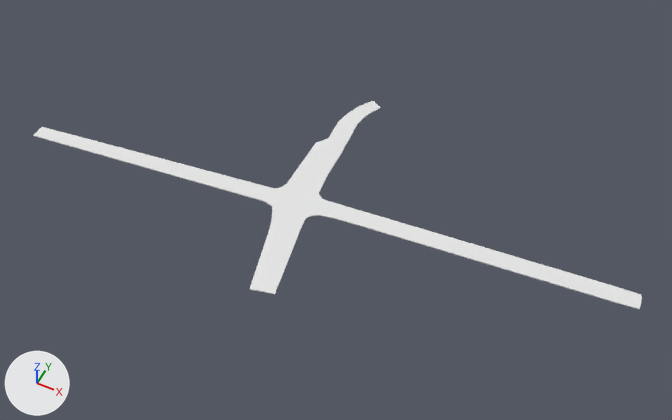
Renders of the Blender file Simulator/Assets/BlenderModels/IntersectionRoads.blend from each side of a commit.
Before and after are seen from a 50 mm lens placed at (323.0, -611.0, 696.0), pointed at (40.0, -44.0, -13.0). Lighting does not change. The marker at lower left points along +X, +Y and +Z. The same objects are shown in both versions, whatever each file hides.

Objects in the first picture: 'Roads_North', 'Roads_South'.
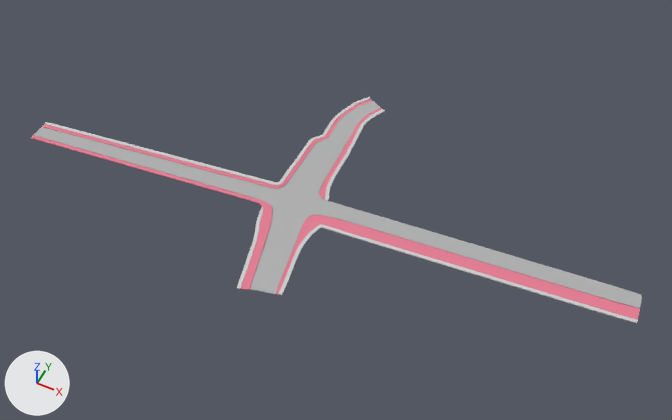
Pixel boxes [x1, y1, x2, y2] of what changed, in the pictures (672 x 420 px):
'CyclingRoads_South', added (pink): after [31, 124, 640, 320]
'PedestrianRoad_South', added: after [45, 122, 638, 323]
'PedestrianRoad_North', added: after [332, 97, 385, 129]
'CyclingRoads_North', added: after [335, 99, 382, 129]
'CyclingRoadsBridge', added: after [329, 121, 358, 139]
'PedestrianRoad_Bridge', added: after [325, 120, 362, 141]
part 1 of me_beziercircle_002, recoloured (white to grey): [339, 101, 380, 128] in both
part 2 of me_beziercircle_001, built on: [34, 127, 642, 309] in both

Patch to the scene script:
```diff
--- a/Simulator/Assets/BlenderModels/IntersectionRoads.blend.py
+++ b/Simulator/Assets/BlenderModels/IntersectionRoads.blend.py
@@ me_beziercircle_002 @@
 # used by ob_roads_north; location = (0.0, 0.0, 0.0); rotation_euler = (0.0, 0.0, -1.571), in degrees (0, 0, -90)
-me_beziercircle_002.from_pydata(...)  # 140 vertices, 72 faces; spans x -110.5..-62.0, y -10.8..20.6, z -1.0..0.0
+me_beziercircle_002.from_pydata(...)  # 258 vertices, 133 faces; spans x -110.5..-62.0, y -10.8..20.6, z -1.0..0.0
+# me_beziercircle_002 part 1: 15 faces spanning x -110.5..-62.0, y -10.8..20.6, z -1.0..0.0 switch from no material to mat_m_road (grey #b1b1b1)
@@ me_beziercircle_001 @@
 # used by ob_roads_south; location = (0.0, 0.0, 0.0); rotation_euler = (0.0, 0.0, -1.571), in degrees (0, 0, -90)
-me_beziercircle_001.from_pydata(...)  # 398 vertices, 201 faces; spans x -45.0..178.0, y -296.0..347.0, z -1.0..0.0
+me_beziercircle_001.from_pydata(...)  # 796 vertices, 400 faces; spans x -45.0..178.0, y -296.0..347.0, z -1.0..0.0
+# me_beziercircle_001 part 2: 20 vertices moved from x 72.0..80.0, y 23.0..27.0, z -1.0..0.0 to x 72.0..80.0, y 24.0..27.0, z -1.0..0.0; 398 vertices added at x -45.0..178.0, y -296.0..347.0, z -1.0..0.0
+me_beziercircle_001.materials.append(mat_m_road)  # grey #b1b1b1
@@ ob_pedestrianroad_bridge @@
+ob_pedestrianroad_bridge = bpy.data.objects.new('PedestrianRoad_Bridge', me_beziercircle_008)  # 16 vertices, 12 faces; spans x -62.8..-44.0, y -18.6..19.7, z -0.5..0.6; in mat_m_pedestrianroad (light grey #cfcfcf)
+ob_pedestrianroad_bridge.parent = ob_bridge
+ob_pedestrianroad_bridge.location = (0.0, 0.0, 0.0)
+ob_pedestrianroad_bridge.rotation_euler = (0.00856, 0.000339, -1.572)  # degrees (0.5, 0, -90)
@@ ob_pedestrianroad_north @@
+ob_pedestrianroad_north = bpy.data.objects.new('PedestrianRoad_North', me_beziercircle_007)  # 92 vertices, 88 faces; spans x -114.5..-61.7, y -18.6..27.5, z -0.4..0.6; in mat_m_pedestrianroad (light grey #cfcfcf)
+ob_pedestrianroad_north.location = (0.0, 0.0, 0.0)
+ob_pedestrianroad_north.rotation_euler = (0.0, 0.0, -1.571)  # degrees (0, 0, -90)
@@ ob_pedestrianroad_south @@
+ob_pedestrianroad_south = bpy.data.objects.new('PedestrianRoad_South', me_beziercircle_006)  # 380 vertices, 372 faces; spans x -45.0..183.0, y -296.0..349.0, z -1.0..1.0; in mat_m_pedestrianroad (light grey #cfcfcf)
+ob_pedestrianroad_south.location = (0.0, 0.0, 0.0)
+ob_pedestrianroad_south.rotation_euler = (0.0, 0.0, -1.571)  # degrees (0, 0, -90)
@@ ob_cyclingroadsbridge @@
+ob_cyclingroadsbridge = bpy.data.objects.new('CyclingRoadsBridge', me_beziercircle_004)  # 24 vertices, 18 faces; spans x -62.2..-44.2, y -15.0..16.1, z -1.1..0.0; in mat_m_cyclingroad (pink #e77c93)
+ob_cyclingroadsbridge.parent = ob_bridge
+ob_cyclingroadsbridge.location = (0.0, 0.0, 0.0)
+ob_cyclingroadsbridge.rotation_euler = (0.00856, 0.000339, -1.572)  # degrees (0.5, 0, -90)
@@ ob_cyclingroads_south @@
+ob_cyclingroads_south = bpy.data.objects.new('CyclingRoads_South', me_beziercircle_003)  # 626 vertices, 525 faces; spans x -45.0..182.0, y -296.0..349.0, z -1.0..0.0; in mat_m_cyclingroad (pink #e77c93)
+ob_cyclingroads_south.location = (0.0, 0.0, 0.0)
+ob_cyclingroads_south.rotation_euler = (0.0, 0.0, -1.571)  # degrees (0, 0, -90)
@@ ob_cyclingroads_north @@
+ob_cyclingroads_north = bpy.data.objects.new('CyclingRoads_North', me_beziercircle_005)  # 138 vertices, 113 faces; spans x -112.5..-61.7, y -15.0..24.2, z -1.0..0.0; in mat_m_cyclingroad (pink #e77c93)
+ob_cyclingroads_north.location = (0.0, 0.0, 0.0)
+ob_cyclingroads_north.rotation_euler = (0.0, 0.0, -1.571)  # degrees (0, 0, -90)
```
